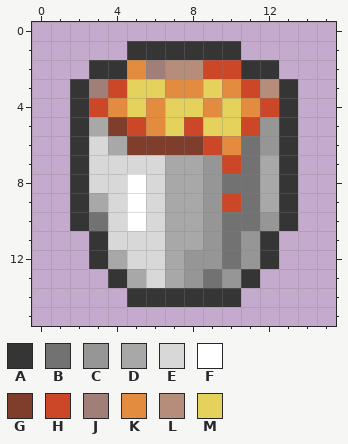
Pixel-art sprite: modpack/textures/items/bucket_lava.png. Above is the file before it was changed.
The file is 16x16 pixels.
Palette (. is transparent): A #353535  B #727272  C #969696  D #a8a8a8  E #d8d8d8  F #ffffff  G #7f3e2c  H #cc4628  J #9f7f78  K #e38c3f  L #b68c7b  M #e4d25c
Pixels before, first column x 2:
 1 ...AAAAAA...
 2 .AAKJLLHHAA.
 3 AJHMMKKMKHLA
 4 AHKMKMMKMKHA
 5 ADGHKMHMMHCA
 6 AEDGGGGHKBCA
 7 AEEEEDDCHBDA
 8 AEEFEDDCBBDA
 9 ADEFEDDCHBDA
10 ABEFEDDCBBCA
11 .AEEEDDCBCA.
12 .ADEEDCCBCA.
13 ..ADEDCBCA..
14 ...AAAAAA...
The result:
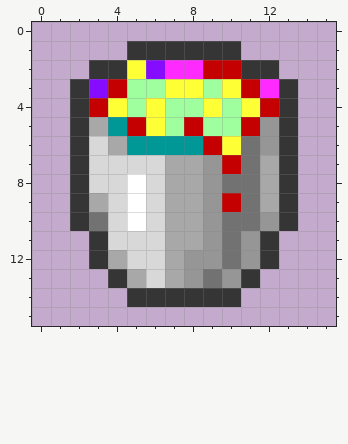
The edit:
colour G: #7f3e2c -> #009797
colour H: #cc4628 -> #c40000
colour J: #9f7f78 -> #860cff
colour K: #e38c3f -> #ffff36
colour L: #b68c7b -> #ff2aff
colour M: #e4d25c -> #9fff9f
Where, in picture pixels (left, top, right, bottom), the same in both pictures:
changed: (89, 60, 279, 212)
